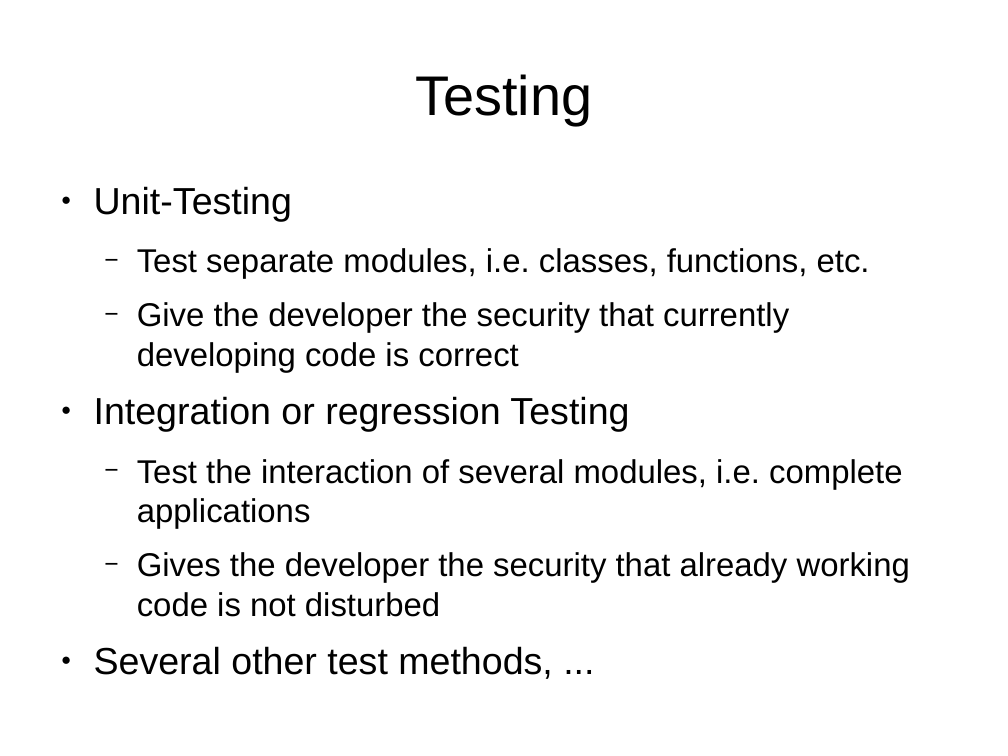
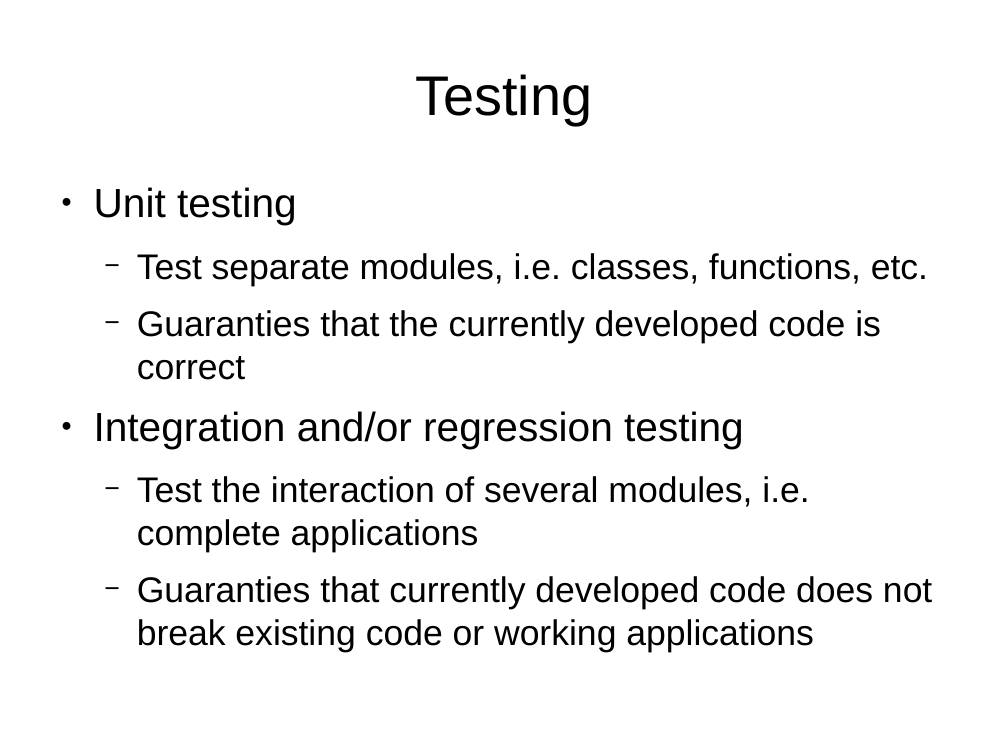
Before and after one commit to headmyshoulder/stuff, a slide deck: slide 3 of cppug_testing/Talk.odp. Drawn at 1008x756 pixels with LibreOffice and Linux fonts; fonts in the diff are those of the drawing. Boxes give left, top, right and bottom in pixels: in the first picture for what was removed or moved away, otherwise in the second. Text is boxed around its words. In the diff, an @@ line names an element or a change of style, - is before the commit and + after.

```diff
--- a/cppug_testing/Talk.odp
+++ b/cppug_testing/Talk.odp
@@ text at [94,187,297,225]: text changed; size 29.6 to 32 pt @@
-● Unit-Testing
+● Unit testing
@@ text at [137,253,928,552]: size 25.9 to 28 pt in "Test separate modules, i.e. classes, functions, etc.", "Test the interaction of several modules, i.e. ..." @@
@@ text at [94,310,881,448]: text changed; size 25.9 to 28 pt @@
-  − Give the developer the security that currently developing code is correct
-● Integration or regression Testing
+  − Guaranties that the currently developed code is correct
+● Integration and/or regression testing
@@ text at [137,576,932,652]: text changed; size 25.9 to 28 pt @@
-  − Gives the developer the security that already working code is not disturbed
-● Several other test methods, ...
+  − Guaranties that currently developed code does not break existing code or working applications
```
Also in this commit, not shown: 3 other slides changed.
